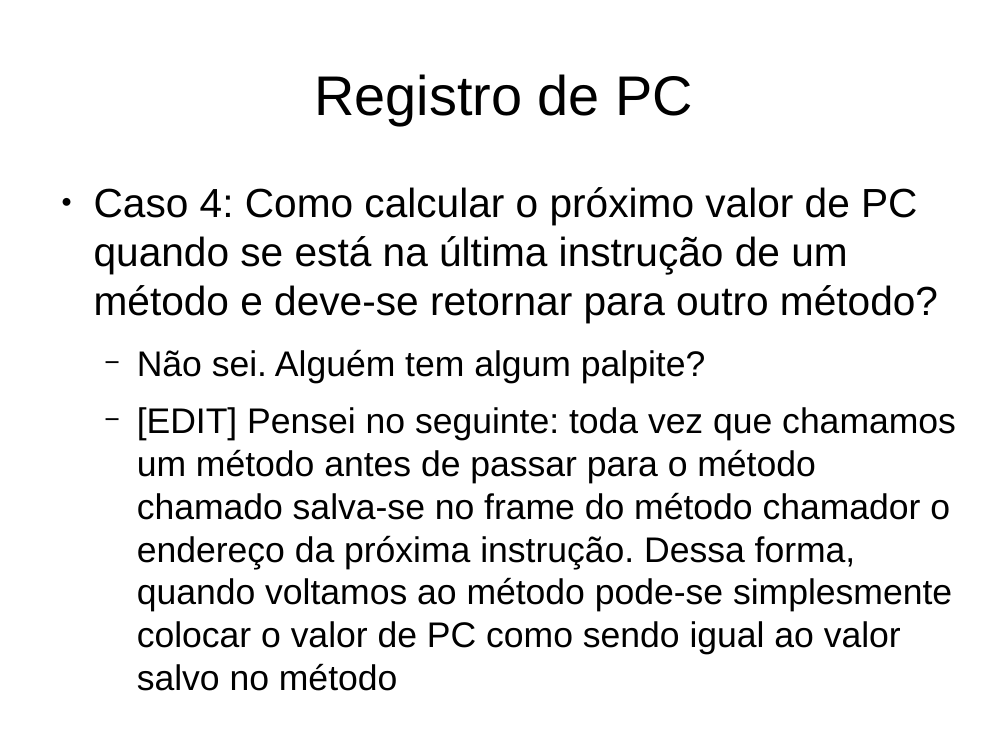
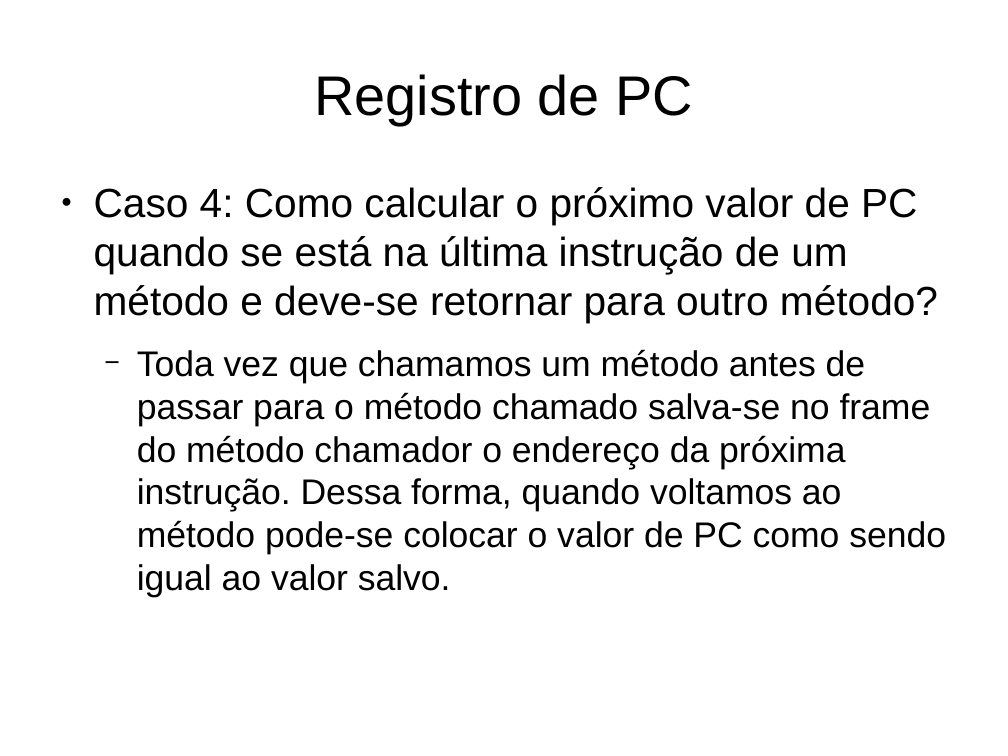
Before and after one commit to gabrielmm1234/jvm-sb, a slide deck: slide 10 of projetoLogico/apresentacao.odp (slide 9 before the commit). Drawn at 1008x756 pixels with LibreOffice and Linux fonts; fonts in the diff are those of the drawing. Boxes give left, top, right and bottom in pixels: in the first picture for what was removed or moved away, otherwise in the second. Text is boxed around its words. In the diff, an @@ line names an element or a change of style, - is before the commit and + after.

```diff
--- a/projetoLogico/apresentacao.odp
+++ b/projetoLogico/apresentacao.odp
@@ text at (137,349,946,597): text changed @@
-  − Não sei. Alguém tem algum palpite?
-  − [EDIT] Pensei no seguinte: toda vez que chamamos um método antes de passar para o método chamado salva-se no frame do método chamador o endereço da próxima instrução. Dessa forma, quando voltamos ao método pode-se simplesmente colocar o valor de PC como sendo igual ao valor salvo no método
+  − Toda vez que chamamos um método antes de passar para o método chamado salva-se no frame do método chamador o endereço da próxima instrução. Dessa forma, quando voltamos ao método pode-se colocar o valor de PC como sendo igual ao valor salvo.
```
Also in this commit, not shown: 15 other slides changed, 2 slides added, 3 slides removed, 1 other file.
